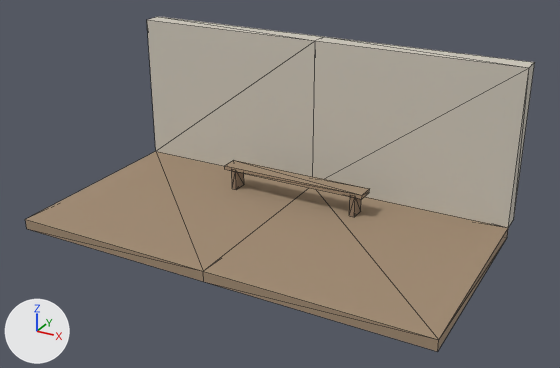
An edit to the glTF model assets/level/fixture/room.glb, drawn before and after from the same camera.
The view is the same before and after, from a 50 mm lens placed at (6.46, -2.55, 6.44), pointed at (0.29, 8.68, 0.83). Arrows for +X, +Y and +Z are at lower left; the lights stay in place. The first picture is the older version. Mesh edges are drawn as thin lines. Vertices at exactly the same position are counted once.

Names of what the first picture shows: 'room_back', 'room_back_b', 'room_bench', 'room_floor_-2', 'room_floor_2'.
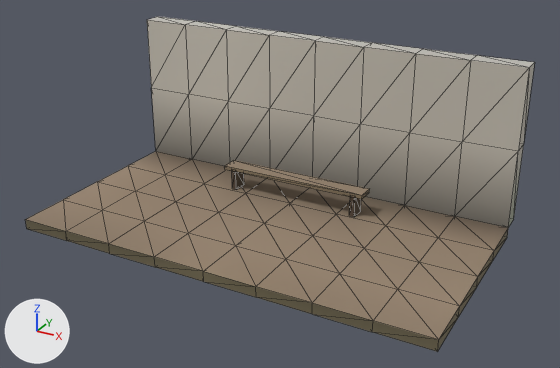
Patch to the scene script:
```diff
--- a/assets/level/fixture/room.glb.py
+++ b/assets/level/fixture/room.glb.py
@@ mat_plaster @@
 n0 = _N.new('ShaderNodeBsdfPrincipled'); n0.name = 'Principled BSDF'
-n0.inputs[0].default_value = (0.62, 0.58, 0.5, 1.0)  # 'Base Color', light grey #cec8bc
 n0.inputs[2].default_value = 0.9  # 'Roughness'
 n1 = _N.new('ShaderNodeOutputMaterial'); n1.name = 'Material Output'
+n2 = _N.new('ShaderNodeMix'); n2.name = 'Mix'
+n2.data_type = 'RGBA'
+n2.blend_type = 'MULTIPLY'
+n2.inputs[0].default_value = 1.0  # 'Factor'
+n2.inputs[7].default_value = (0.62, 0.58, 0.5, 1.0)  # 'B', light grey #cec8bc
+n3 = _N.new('ShaderNodeVertexColor'); n3.name = 'Color Attribute'
 _L.new(n0.outputs[0], n1.inputs[0])  # 'BSDF' to 'Surface'
+_L.new(n2.outputs[2], n0.inputs[0])  # 'Result' to 'Base Color'
+_L.new(n3.outputs[0], n2.inputs[6])  # 'Color' to 'A'
@@ mat_boards @@
 n0 = _N.new('ShaderNodeBsdfPrincipled'); n0.name = 'Principled BSDF'
-n0.inputs[0].default_value = (0.36, 0.26, 0.17, 1.0)  # 'Base Color', beige #a28b73
 n0.inputs[2].default_value = 0.9  # 'Roughness'
 n1 = _N.new('ShaderNodeOutputMaterial'); n1.name = 'Material Output'
+n2 = _N.new('ShaderNodeMix'); n2.name = 'Mix'
+n2.data_type = 'RGBA'
+n2.blend_type = 'MULTIPLY'
+n2.inputs[0].default_value = 1.0  # 'Factor'
+n2.inputs[7].default_value = (0.36, 0.26, 0.17, 1.0)  # 'B', beige #a28b73
+n3 = _N.new('ShaderNodeVertexColor'); n3.name = 'Color Attribute'
 _L.new(n0.outputs[0], n1.inputs[0])  # 'BSDF' to 'Surface'
+_L.new(n2.outputs[2], n0.inputs[0])  # 'Result' to 'Base Color'
+_L.new(n3.outputs[0], n2.inputs[6])  # 'Color' to 'A'
@@ mat_timber @@
 n0 = _N.new('ShaderNodeBsdfPrincipled'); n0.name = 'Principled BSDF'
-n0.inputs[0].default_value = (0.3, 0.21, 0.14, 1.0)  # 'Base Color', brown #957e69
 n0.inputs[2].default_value = 0.9  # 'Roughness'
 n1 = _N.new('ShaderNodeOutputMaterial'); n1.name = 'Material Output'
+n2 = _N.new('ShaderNodeMix'); n2.name = 'Mix'
+n2.data_type = 'RGBA'
+n2.blend_type = 'MULTIPLY'
+n2.inputs[0].default_value = 1.0  # 'Factor'
+n2.inputs[7].default_value = (0.3, 0.21, 0.14, 1.0)  # 'B', brown #957e69
+n3 = _N.new('ShaderNodeVertexColor'); n3.name = 'Color Attribute'
 _L.new(n0.outputs[0], n1.inputs[0])  # 'BSDF' to 'Surface'
+_L.new(n2.outputs[2], n0.inputs[0])  # 'Result' to 'Base Color'
+_L.new(n3.outputs[0], n2.inputs[6])  # 'Color' to 'A'
@@ me_kit_wall_plaster_4 @@
-me_kit_wall_plaster_4.from_pydata(...)  # 8 vertices, 12 faces; spans x -2.0..2.0, y -0.2..0.2, z 0.0..3.0
+me_kit_wall_plaster_4.from_pydata(...)  # 30 vertices, 56 faces; spans x -2.0..2.0, y -0.2..0.2, z 0.0..3.0
+# me_kit_wall_plaster_4 part 1
+# 12 faces are deleted
+# 4 vertices are added at (-2.0, 0.2, 1.5), (-2.0, -0.2, 1.5), (2.0, 0.2, 1.5), (2.0, -0.2, 1.5)
+# 6 new vertices lie (-1.0, 0.0, 0.0) away from vertices in x 2.0, y -0.2..0.2, z 0.0..3.0
+# 6 new vertices lie (-1.0, 0.0, 0.0) away from vertices in x 1.0, y -0.2..0.2, z 0.0..3.0
+# 6 new vertices lie (1.0, 0.0, 0.0) away from vertices in x -2.0, y -0.2..0.2, z 0.0..3.0
+# 56 new faces join them
 me_kit_wall_plaster_4.materials.append(mat_plaster)
@@ me_kit_floor_board_4 @@
-me_kit_floor_board_4.from_pydata(...)  # 8 vertices, 12 faces; spans x -2.0..2.0, y -2.0..2.0, z -0.2..0.0
+me_kit_floor_board_4.from_pydata(...)  # 50 vertices, 96 faces; spans x -2.0..2.0, y -2.0..2.0, z -0.2..0.0
+# me_kit_floor_board_4 part 2: 42 vertices added at x -2.0..2.0, y -2.0..2.0, z -0.2..0.0
 me_kit_floor_board_4.materials.append(mat_boards)
@@ me_kit_floor_board_4_001 @@
+me_kit_floor_board_4_001.from_pydata(...)  # 50 vertices, 96 faces; spans x -2.0..2.0, y -2.0..2.0, z -0.2..0.0
+me_kit_floor_board_4_001.materials.append(mat_boards)
@@ me_kit_wall_plaster_4_001 @@
+me_kit_wall_plaster_4_001.from_pydata(...)  # 30 vertices, 56 faces; spans x -2.0..2.0, y -0.2..0.2, z 0.0..3.0
+me_kit_wall_plaster_4_001.materials.append(mat_plaster)
@@ ob_room_back_b @@
-ob_room_back_b = bpy.data.objects.new('room_back_b', me_kit_wall_plaster_4)
+ob_room_back_b = bpy.data.objects.new('room_back_b', me_kit_wall_plaster_4_001)
 ob_room_back_b.location = (2.0, 10.8, 0.0)
@@ ob_room_floor_2 @@
-ob_room_floor_2 = bpy.data.objects.new('room_floor_2', me_kit_floor_board_4)
+ob_room_floor_2 = bpy.data.objects.new('room_floor_2', me_kit_floor_board_4_001)
 ob_room_floor_2.location = (2.0, 8.6, 0.0)
```

Changed parts and their boxes [x1, y1, x2, y2] in the pictures (560 x 368 px):
'room_back_b', recoloured, reshaped (darker): [313, 37, 535, 228] in both
'room_floor_2', recoloured, reshaped: [203, 188, 508, 352] in both
'room_back', recoloured, reshaped (darker): [147, 16, 323, 177] in both
'room_floor_-2', recoloured, reshaped: [25, 151, 309, 282] in both
'room_bench', recoloured: [225, 160, 369, 217] in both
part 1 of me_kit_wall_plaster_4, reshaped: before [147, 16, 535, 228]; after [147, 16, 323, 177]
part 2 of me_kit_floor_board_4, added (brown): after [25, 151, 309, 282]
